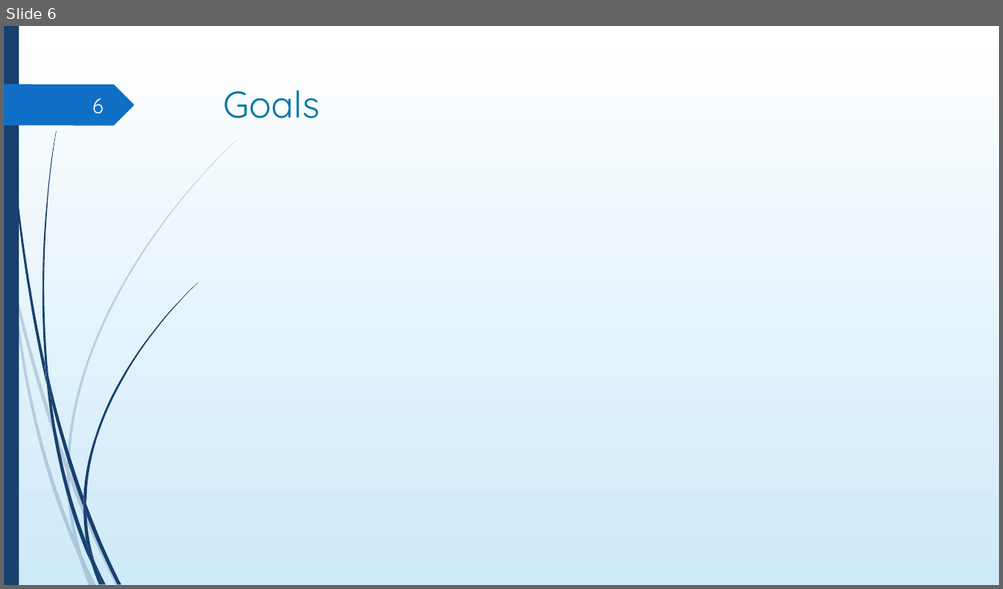
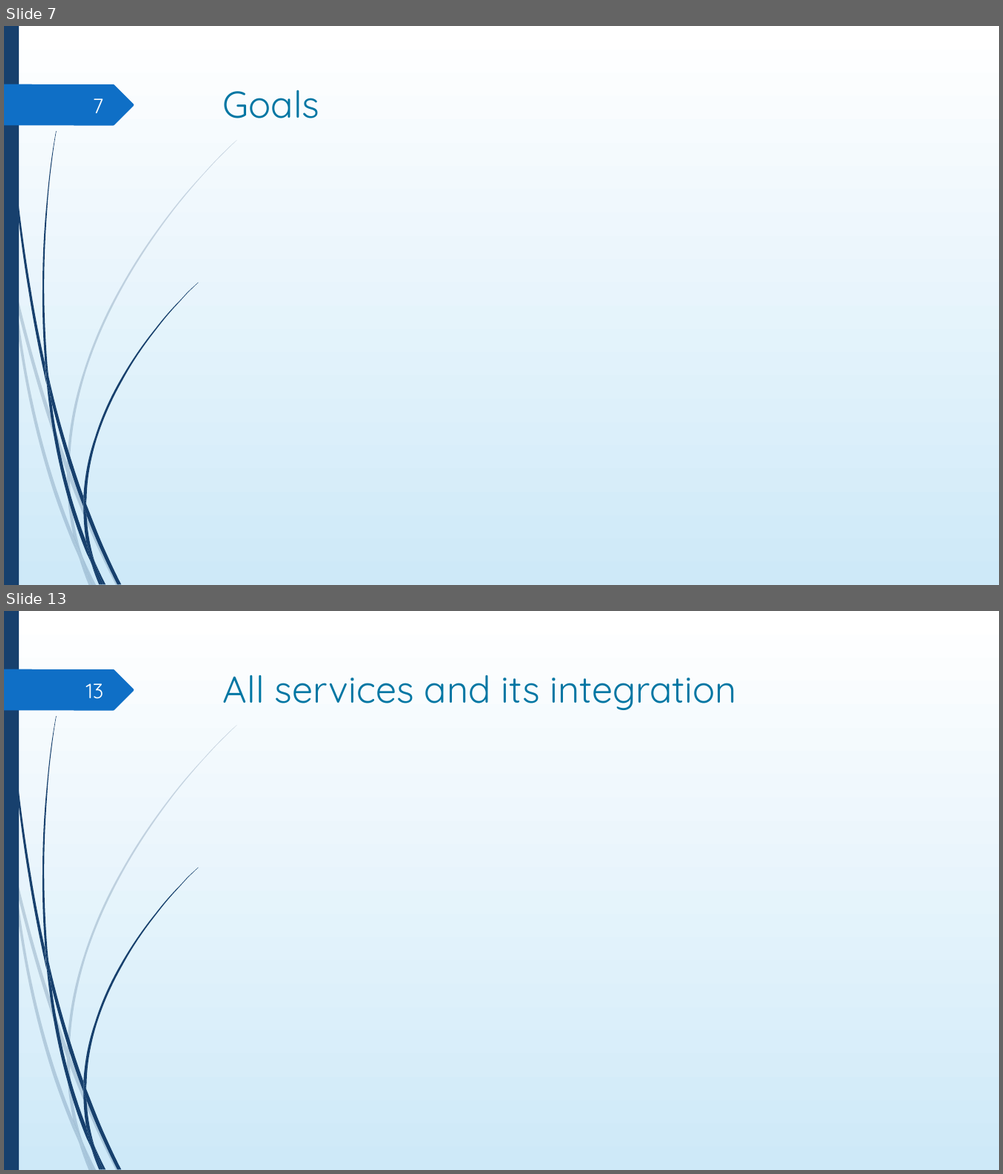
Before and after one commit to DigiBP/digibp-monterosa, a slide deck: Doc/DBP_presentation.pptx. Shown one above the other, each under a label of ours: slide 6 before the commit, slides 7 and 13 after it; the slides between them are not shown. The pictures are 1003x589 and 1003x1174 pixels, drawn with LibreOffice and Linux fonts; fonts in the diff are those of the drawing; background and template pictures are left out. Boxes give left, top, right and bottom in pixels: in the first picture for what was removed or moved away, otherwise in the second. Text is boxed around its words. In the diff, an @@ line names an element or a change of style, - is before the commit and + after.

```diff
--- a/Doc/DBP_presentation.pptx
+++ b/Doc/DBP_presentation.pptx
@@ slide 13 added at (x1=4, y1=611, x2=999, y2=1170), background gradient #FFFFFF to #CEEAF9; not listed: 24 template elements that a slide beside it also shows @@
@@ title added at (x1=223, y1=675, x2=737, y2=710), 36 pt, text #0076A3 @@
+All services and its integration
@@ page number added at (x1=86, y1=684, x2=104, y2=699), 20 pt, text #FEFFFF @@
+13
@@ what was slide 6 is now slide 7 @@
@@ page number at (x1=93, y1=99, x2=104, y2=113): text changed @@
-6
+7
```
Also in this commit, not shown: 2 slides changed, 7 other slides added, 1 slide removed, 3 other files.
